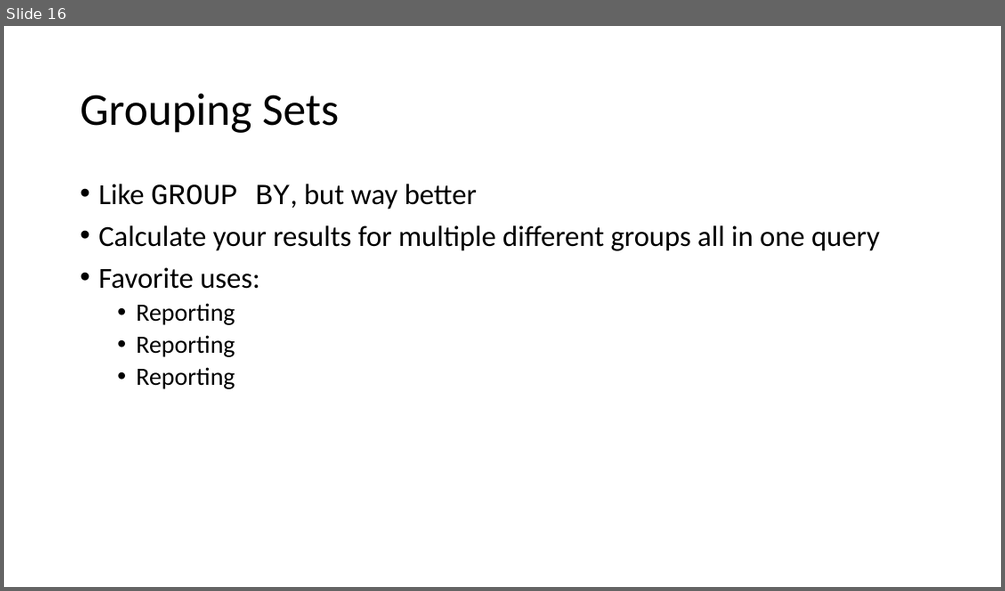
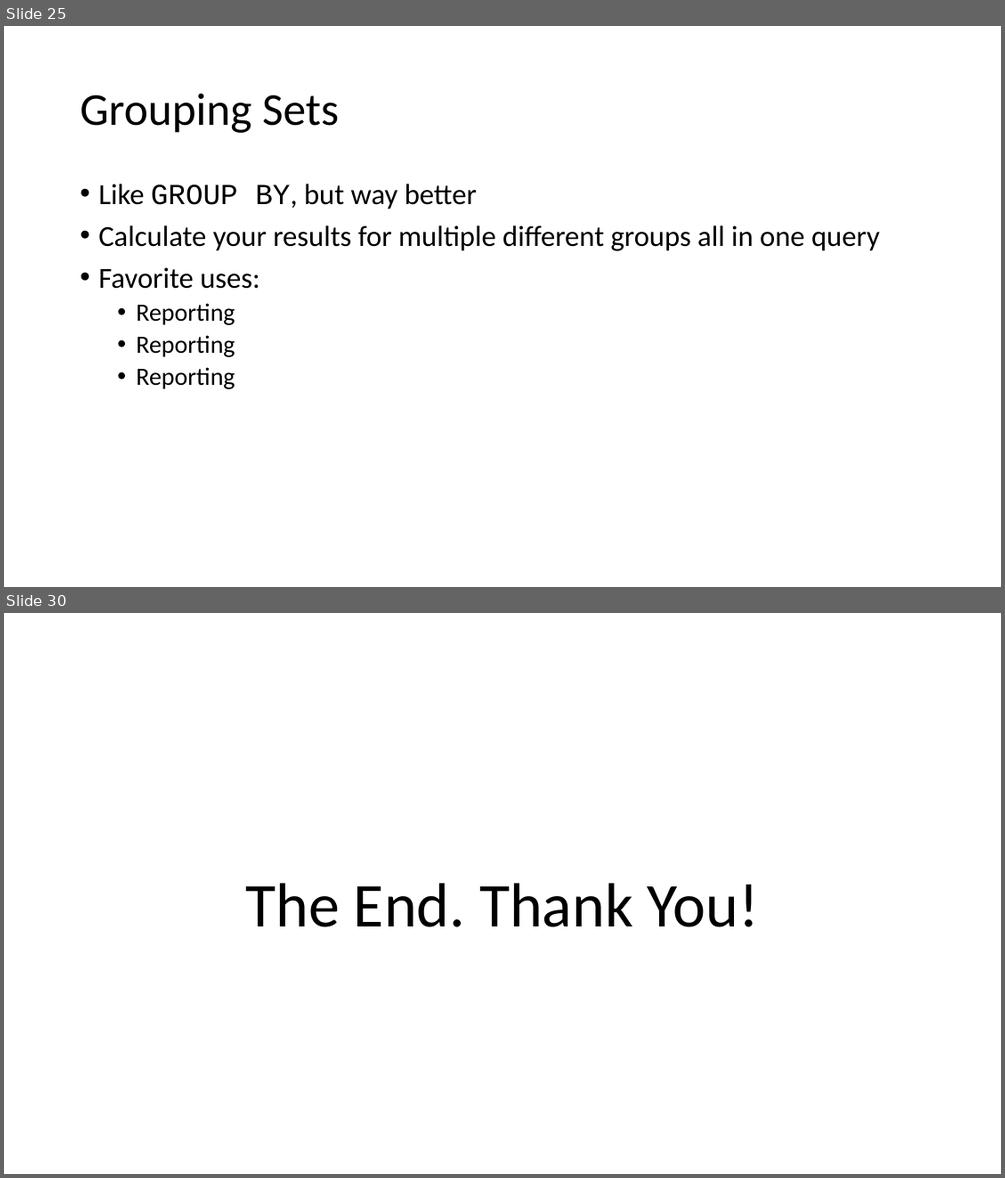
Before and after one commit to f0rk/pygotham-2019, a slide deck: pygotham-2019.pptx. Shown one above the other, each under a label of ours: slide 16 before the commit, slides 25 and 30 after it; the slides between them are not shown. The pictures are 1005x591 and 1005x1178 pixels, drawn with LibreOffice and Linux fonts; fonts in the diff are those of the drawing. Boxes give left, top, right and bottom in pixels: in the first picture for what was removed or moved away, otherwise in the second. Text is boxed around its words. In the diff, an @@ line names an element or a change of style, - is before the commit and + after.

```diff
--- a/pygotham-2019.pptx
+++ b/pygotham-2019.pptx
@@ slide 30 added at bbox=[4, 613, 1001, 1174], background #FFFFFF @@
@@ title added at bbox=[245, 883, 759, 927], 60 pt, text #000000 @@
+The End. Thank You!
@@ what was slide 16 is now slide 25 @@
```
Also in this commit, not shown: 4 slides changed, 12 other slides added, 1 other file.
